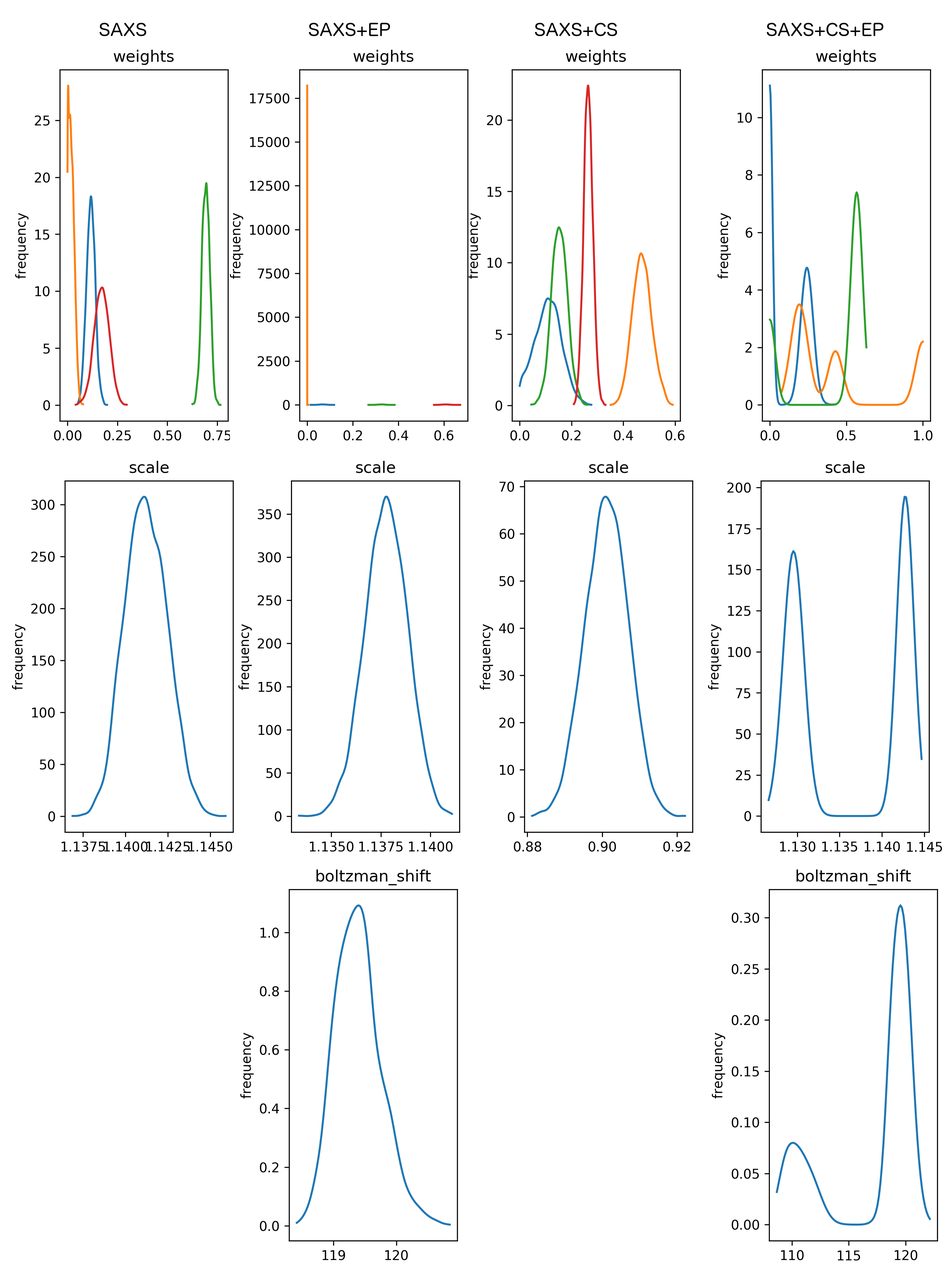
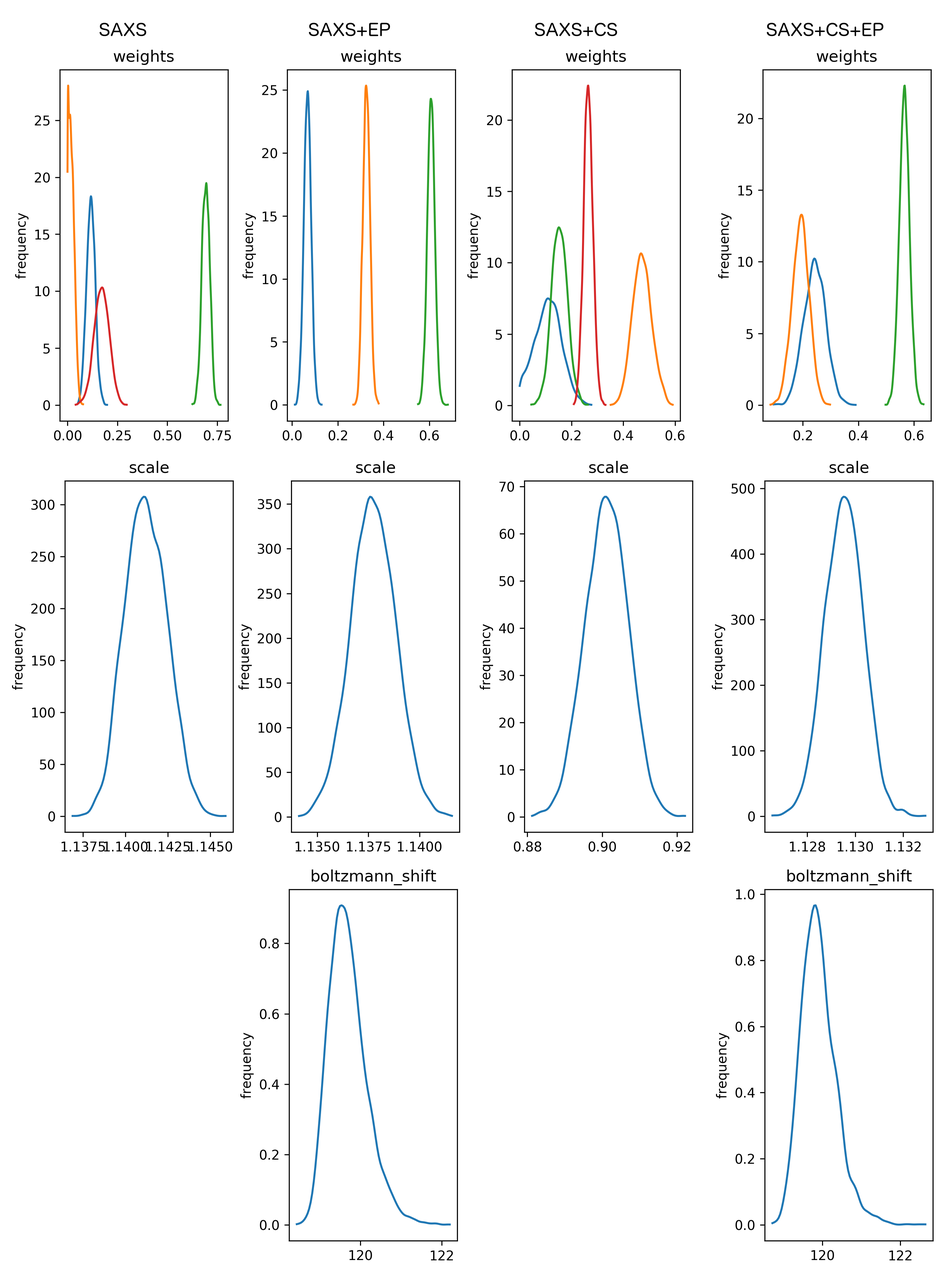
Comparing the layer stacks of the two 950px x 1267px images. Changes:
moved "stan_weights_EP_CS_crp.png" above "stan_scale_EP_CS_crp.png", painted on it over [717, 49, 933, 441]
painted on "stan_scale_EP_CS_crp.png" over [708, 460, 943, 852]
painted on "stan_boltzmann_EP_CS_crp.png" over [711, 869, 939, 1261]
moved "stan_weights_EP_crp.png" above "stan_scale_EP_crp.png", painted on it over [229, 49, 469, 441]
moved "stan_scale_EP_crp.png" above "stan_boltzmann_EP_crp.png", painted on it over [257, 495, 454, 852]
painted on "stan_boltzmann_EP_crp.png" over [259, 869, 454, 1261]
